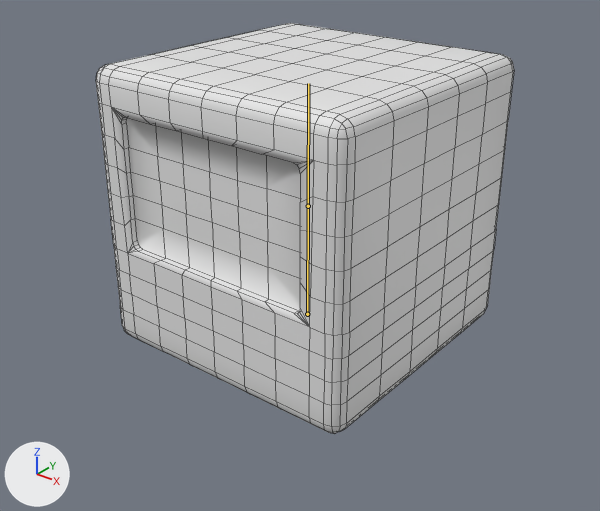
Before and after pictures for a commit that changed the FBX model Assets/Visual/Models/Character Models/Cube_Rect_Face.fbx.
The view is the same before and after, from a 50 mm lens placed at (1.57, -2.005, 1.034), pointed at (0.024, -0.072, -0.165). The axes (+X, +Y, +Z) are drawn at lower left. The lights are the same throughout. The bones that bend it are drawn over the model as lines. Mesh edges are drawn as thin lines.

In view in the first picture: 'Body Rectangle Face'.
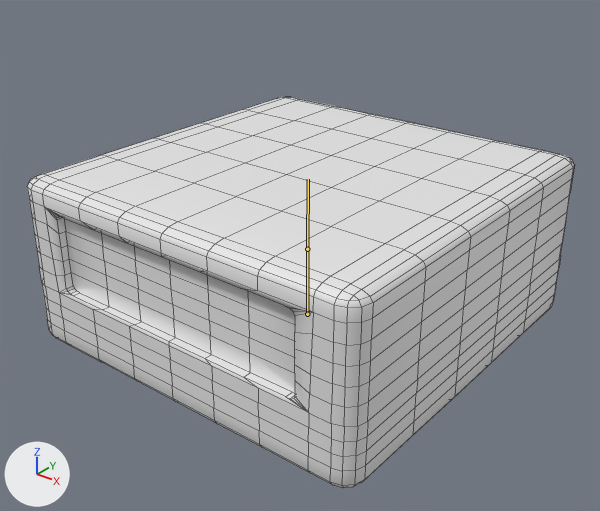
The newer file adds an action. The first version stands in its rest pose; the second is drawn at frame 12 of the action 'Armature.006|Long Squish'.

What differs and where, as boxes (x1, y1, x2, y2) in the pictures (600 x 511 px):
'Body Rectangle Face', posed (31% wider): before (96, 23, 514, 434); after (27, 97, 575, 488)
bone 'Bone', root to tip: before (307, 314) to (308, 206); after (307, 314) to (307, 249)

Edits to the bpy script that builds the scene:
```text
Change bone_bone:
    where bone_bone = bpy.data.objects['Armature.006'].pose.bones['Bone']
    bone_bone.scale: (1.0, 1.0, 1.0) -> (1.37, 0.62, 1.39)
```
